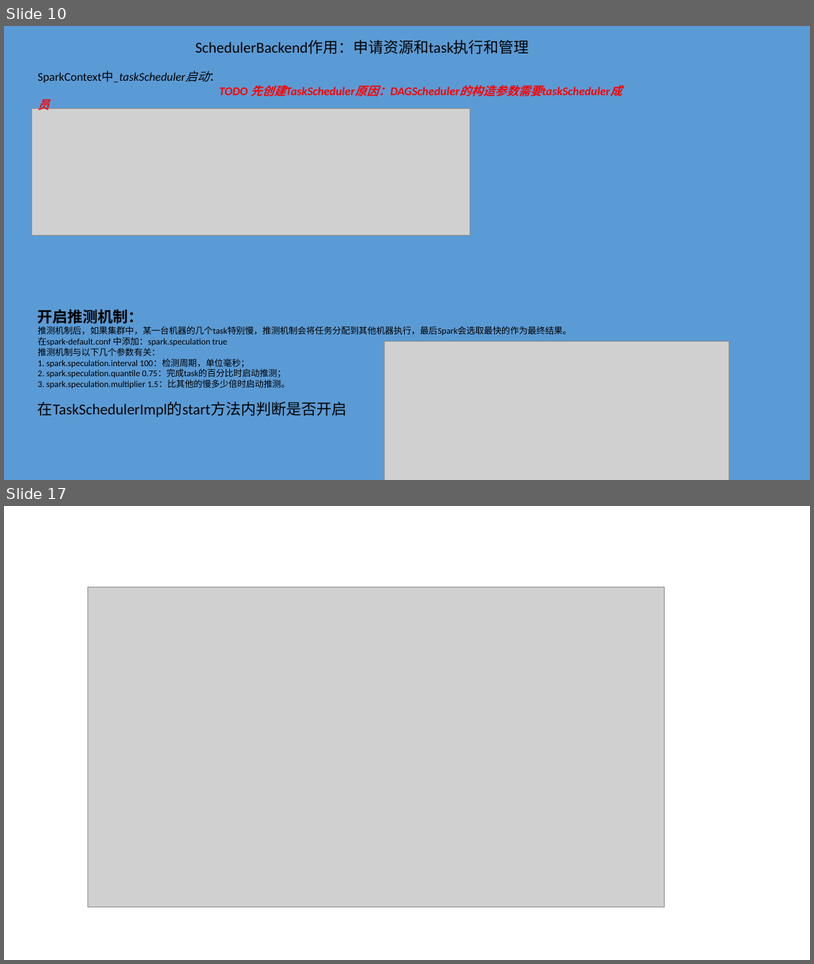
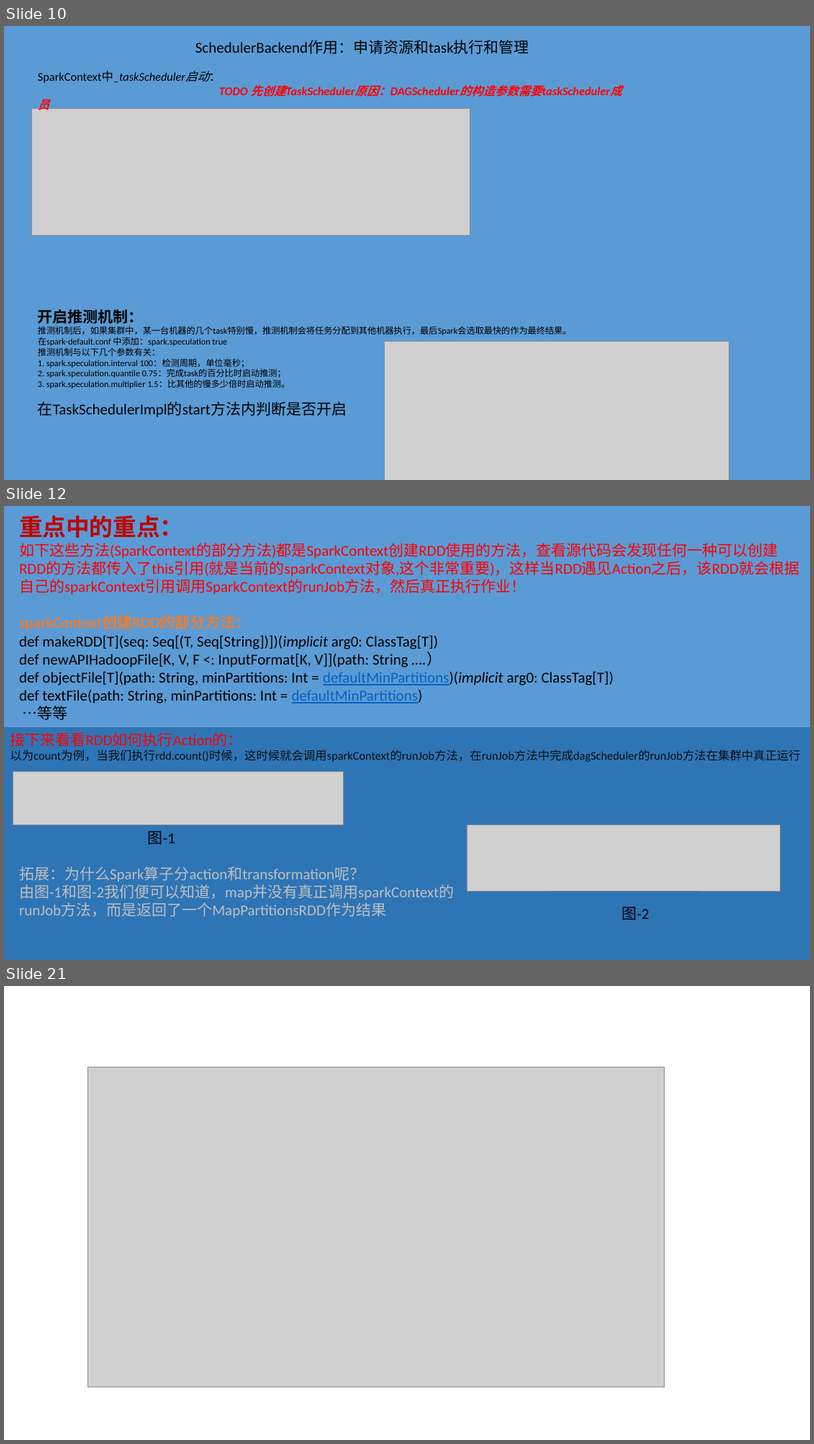
Before and after one commit to Dax1n/Spark2.1.0, a slide deck: Spark阅读源码的笔记.pptx. Shown one above the other, each under a label of ours: slides 10 and 17 before the commit, slides 10, 12 and 21 after it; the slides between them are not shown. The pictures are 814x964 and 814x1444 pixels, drawn with LibreOffice and Linux fonts; fonts in the diff are those of the drawing; grey boxes stand for pictures. Boxes give left, top, right and bottom in pixels: in the first picture for what was removed or moved away, otherwise in the second. Text is boxed around its words. In the diff, an @@ line names an element or a change of style, - is before the commit and + after.

```diff
--- a/Spark阅读源码的笔记.pptx
+++ b/Spark阅读源码的笔记.pptx
@@ slide 12 added at (x1=4, y1=506, x2=810, y2=960), background #5B9BD5 @@
@@ text added at (x1=19, y1=515, x2=800, y2=720), 18 pt, text #000000 @@
+重点中的重点：
+如下这些方法(SparkContext的部分方法)都是SparkContext创建RDD使用的方法，查看源代码会发现任何一种可以创建RDD的方法都传入了this引用(就是当前的sparkContext对象,这个非常重要)，这样当RDD遇见Action之后，该RDD就会根据自己的sparkContext引用调用SparkContext的runJob方法，然后真正执行作业！
+sparkContext创建RDD的部分方法：
+def makeRDD[T](seq: Seq[(T, Seq[String])])(implicit arg0: ClassTag[T])
+def newAPIHadoopFile[K, V, F <: InputFormat[K, V]](path: String ….）
+def objectFile[T](path: String, minPartitions: Int = defaultMinPartitions)(implicit arg0: ClassTag[T])
+def textFile(path: String, minPartitions: Int = defaultMinPartitions)
+…等等
@@ rectangle added at (x1=4, y1=728, x2=810, y2=960), fill #2E75B6, outline #43739E 1 pt @@
@@ text added at (x1=10, y1=732, x2=801, y2=762), 14 pt, text #0D0D0D @@
+接下来看看RDD如何执行Action的：
+以为count为例，当我们执行rdd.count()时候，这时候就会调用sparkContext的runJob方法，在runJob方法中完成dagScheduler的runJob方法在集群中真正运行
@@ picture added at (x1=13, y1=772, x2=343, y2=825) @@
@@ picture added at (x1=467, y1=825, x2=781, y2=890) @@
@@ text added at (x1=148, y1=831, x2=175, y2=844), 18 pt, text #000000 @@
+图-1
@@ text added at (x1=19, y1=866, x2=454, y2=918), 18 pt, text #BFBFBF @@
+拓展：为什么Spark算子分action和transformation呢？
+由图-1和图-2我们便可以知道，map并没有真正调用sparkContext的
+runJob方法，而是返回了一个MapPartitionsRDD作为结果
@@ text added at (x1=622, y1=906, x2=650, y2=920), 18 pt, text #000000 @@
+图-2
@@ what was slide 17 is now slide 21 @@
```
Also in this commit, not shown: 1 slide changed, 8 other slides added, 5 slides removed, 5 other files.
